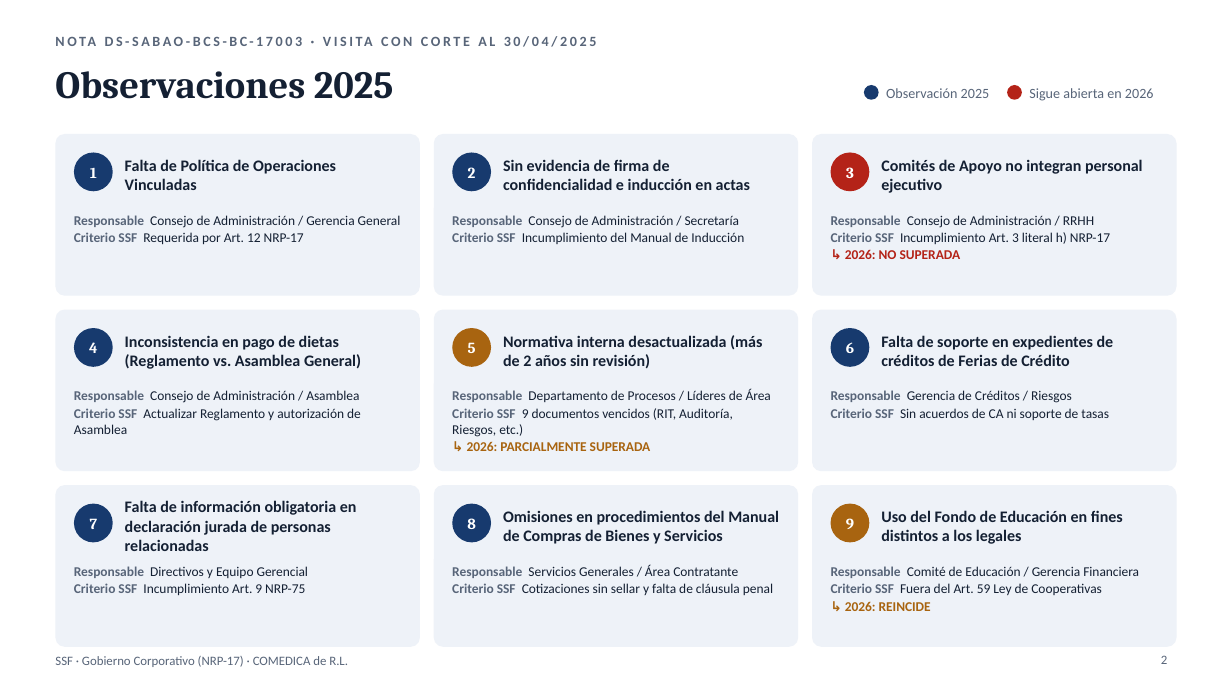
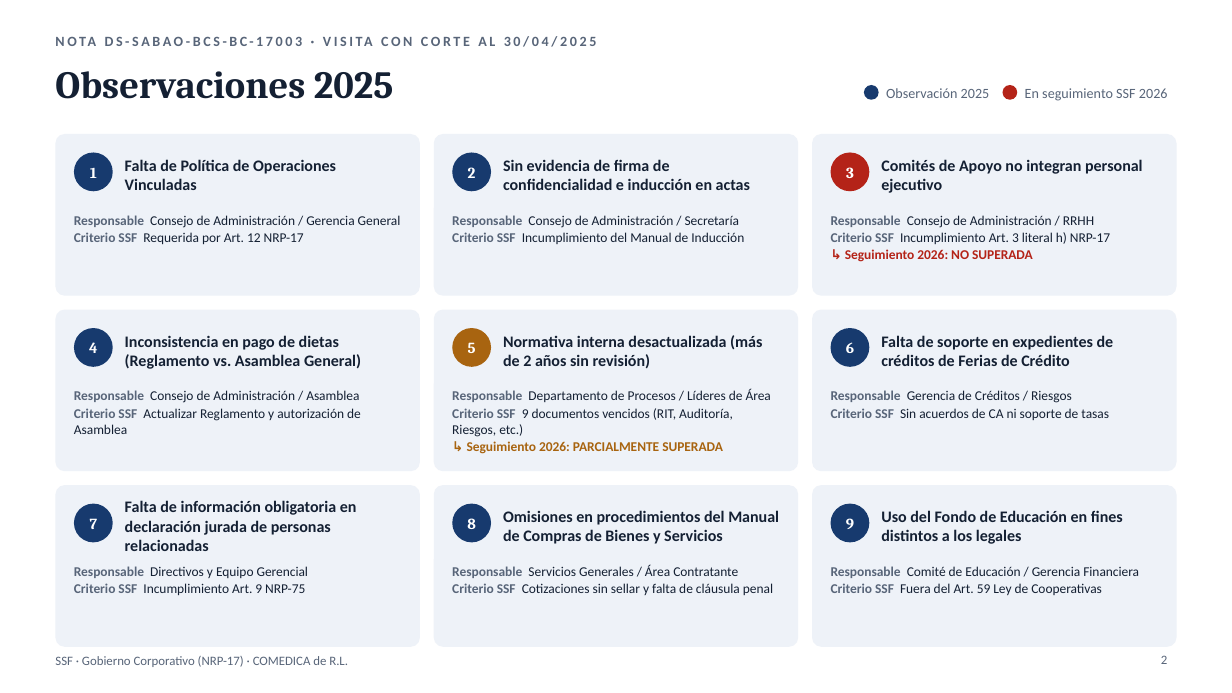
Before and after one commit to menjivar201280/riesgo, a slide deck: slide 2 of supervision-gobierno-corporativo/Supervision_GC_SSF_COMEDICA_2025-2026.pptx. Drawn at 1232x693 pixels with LibreOffice and Linux fonts; fonts in the diff are those of the drawing. Boxes give left, top, right and bottom in pixels: in the first picture for what was removed or moved away, otherwise in the second. Text is boxed around its words. In the diff, an @@ line names an element or a change of style, - is before the commit and + after.

```diff
--- a/supervision-gobierno-corporativo/Supervision_GC_SSF_COMEDICA_2025-2026.pptx
+++ b/supervision-gobierno-corporativo/Supervision_GC_SSF_COMEDICA_2025-2026.pptx
@@ ellipse: place and size @@
-ellipse at box(1007, 85, 1022, 100)
+ellipse at box(1003, 85, 1018, 100)
@@ text at box(1025, 88, 1168, 101): text changed @@
-Sigue abierta en 2026
+En seguimiento SSF 2026
@@ text at box(845, 249, 1033, 262): text changed @@
-↳ 2026: NO SUPERADA
+↳ Seguimiento 2026: NO SUPERADA
@@ text at box(467, 441, 723, 454): text changed @@
-↳ 2026: PARCIALMENTE SUPERADA
+↳ Seguimiento 2026: PARCIALMENTE SUPERADA
@@ ellipse at box(831, 504, 870, 543): fill #A86410 to #173A6E @@
@@ text at box(845, 601, 931, 611): paragraph removed @@
-↳ 2026: REINCIDE
```
Also in this commit, not shown: 3 other slides changed, 3 other files.
